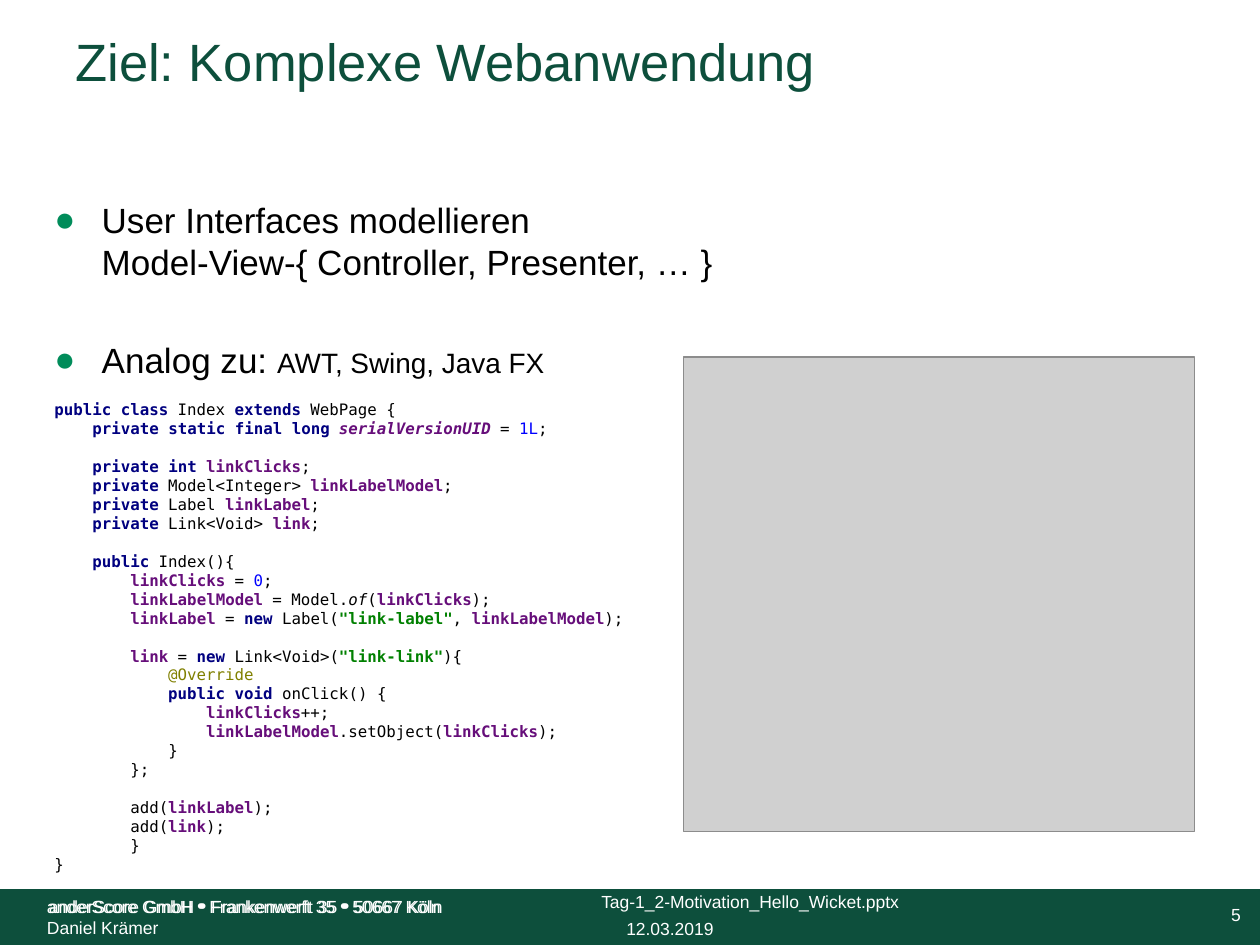
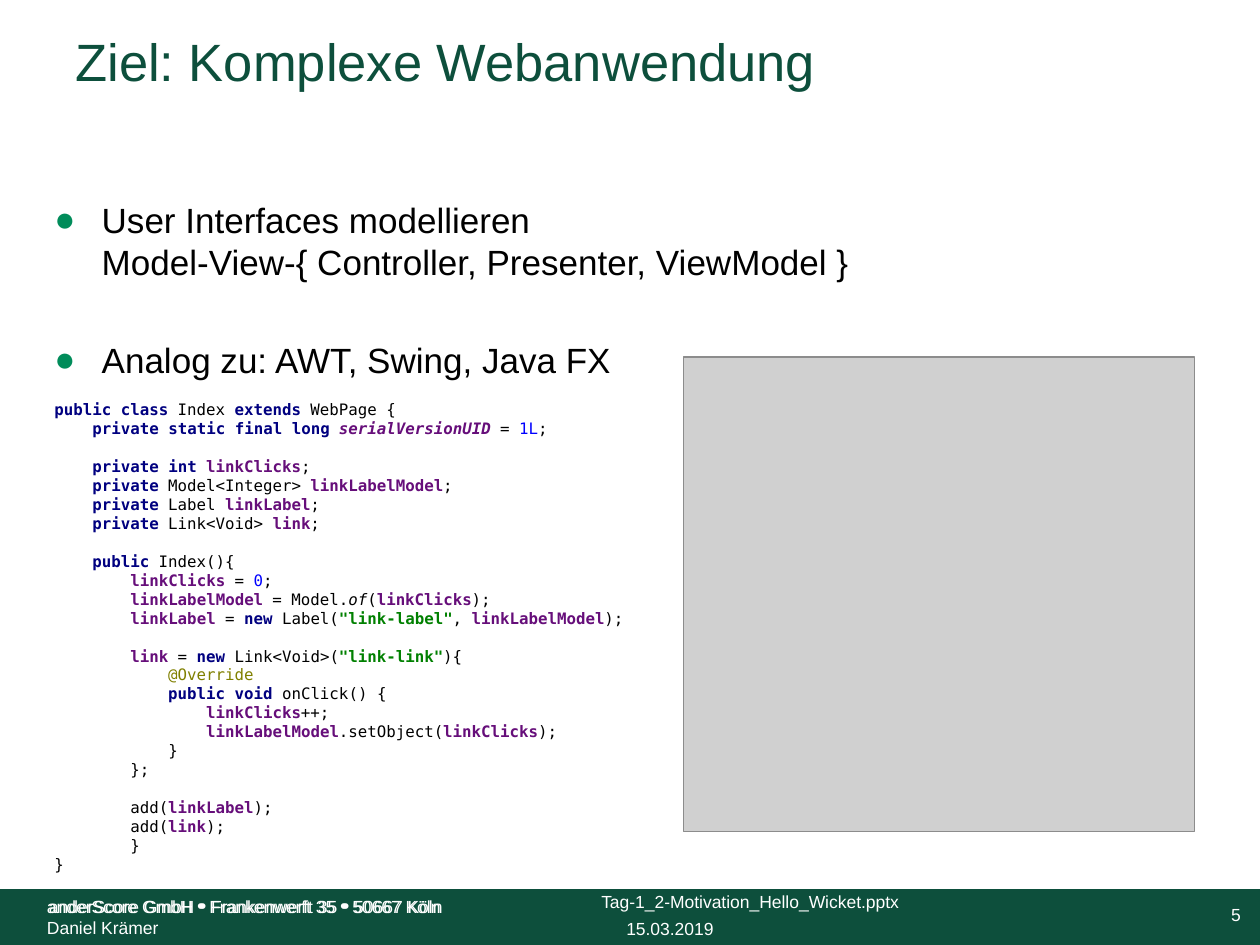
Before and after one commit to anderscore-gmbh/wicket-training, a slide deck: slide 5 of slides/Tag-1_2-Motivation_Hello_Wicket.pptx. Drawn at 1260x945 pixels with LibreOffice and Linux fonts; fonts in the diff are those of the drawing; grey boxes stand for pictures; background and template pictures are left out. Boxes give left, top, right and bottom in pixels: in the first picture for what was removed or moved away, otherwise in the second. Text is boxed around its words. In the diff, an @@ line names an element or a change of style, - is before the commit and + after.

```diff
--- a/slides/Tag-1_2-Motivation_Hello_Wicket.pptx
+++ b/slides/Tag-1_2-Motivation_Hello_Wicket.pptx
@@ text at [102, 207, 827, 282]: text changed @@
-● User Interfaces modellieren
-  Model-View-{ Controller, Presenter, … }
+● User Interfaces modellieren
+  Model-View-{ Controller, Presenter, ViewModel }
@@ text at [102, 347, 611, 380]: size 16 to 20 pt in "AWT, Swing, Java FX" @@
@@ text at [626, 922, 713, 935]: text changed @@
-12.03.2019
+15.03.2019
```
Also in this commit, not shown: 20 other slides changed, 6 other files.
